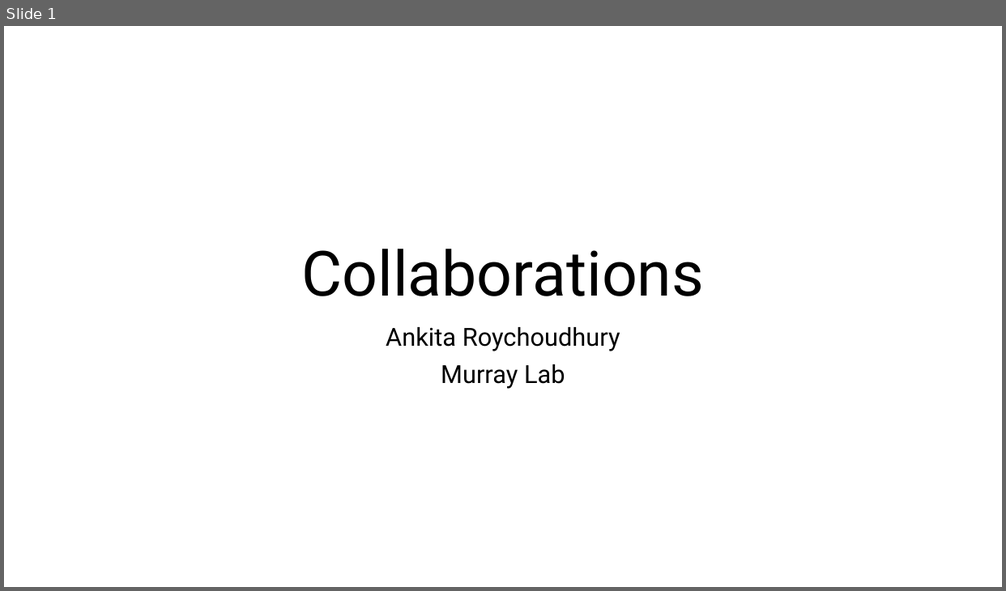
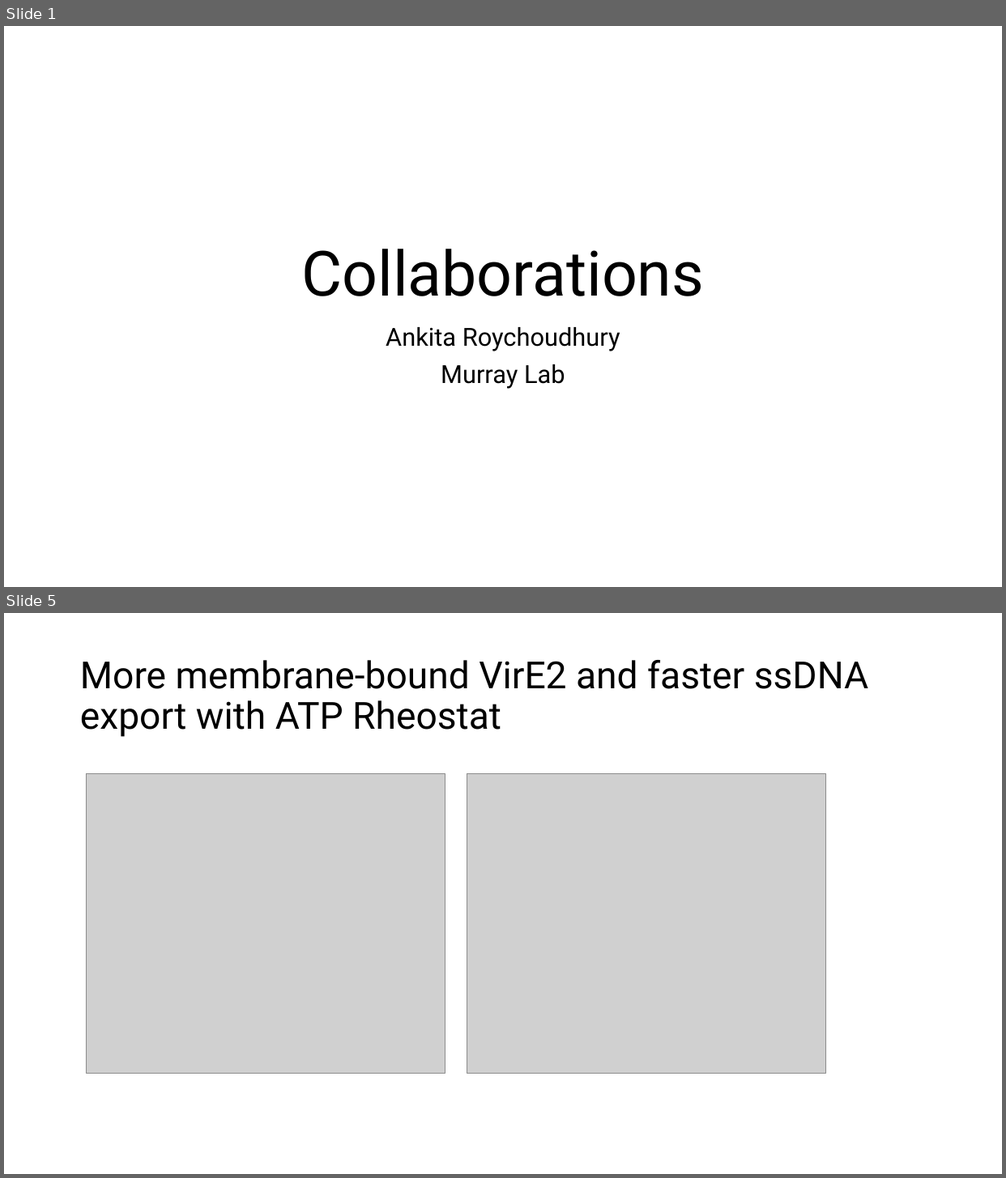
Before and after one commit to AnkitaRoychoudhury/ug_murray, a slide deck: miscellaneous/presentations/20200802_collabs.pptx. Shown one above the other, each under a label of ours: slide 1 before the commit, slides 1 and 5 after it; the slides between them are not shown. The pictures are 1006x591 and 1006x1178 pixels, drawn with LibreOffice and Linux fonts; fonts in the diff are those of the drawing; grey boxes stand for pictures. Boxes give left, top, right and bottom in pixels: in the first picture for what was removed or moved away, otherwise in the second. Text is boxed around its words. In the diff, an @@ line names an element or a change of style, - is before the commit and + after.

```diff
--- a/miscellaneous/presentations/20200802_collabs.pptx
+++ b/miscellaneous/presentations/20200802_collabs.pptx
@@ slide 5 added at [4,613,1002,1174], background #FFFFFF @@
@@ title added at [80,660,868,737], 36 pt, text #000000 @@
+More membrane-bound VirE2 and faster ssDNA export with ATP Rheostat
@@ picture added at [87,774,445,1073] @@
@@ picture added at [467,774,826,1073] @@
```
Also in this commit, not shown: 1 slide changed, 3 other slides added, 1 slide removed, 8 other files.
